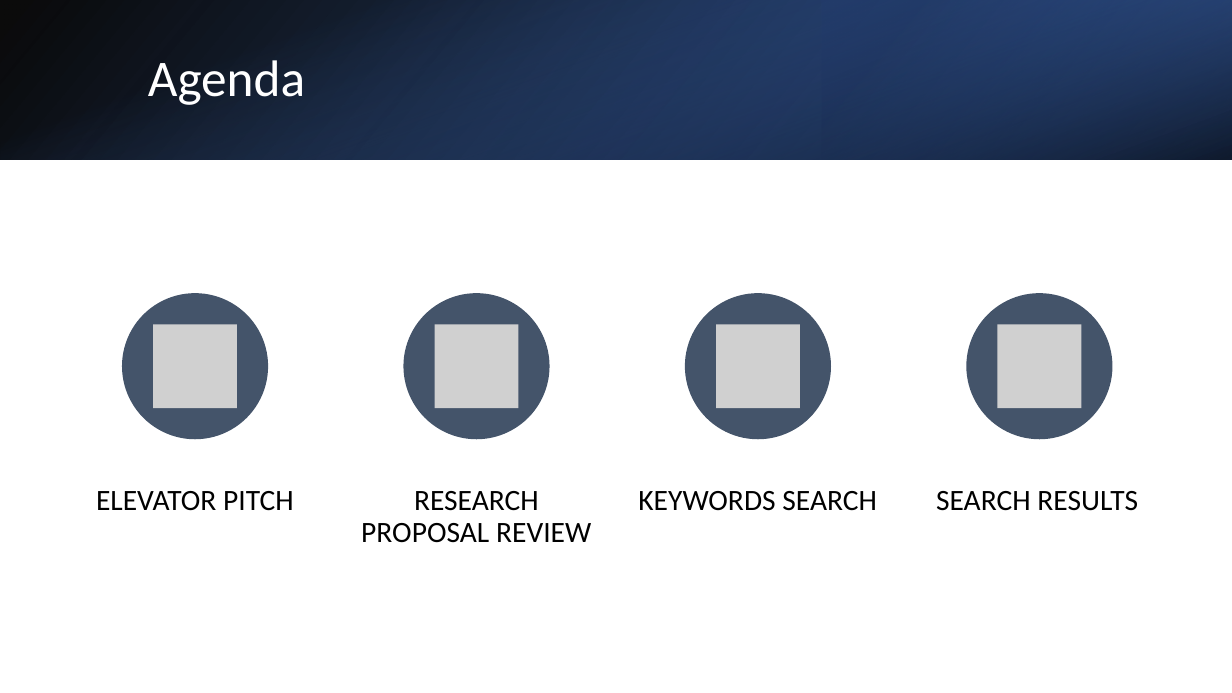
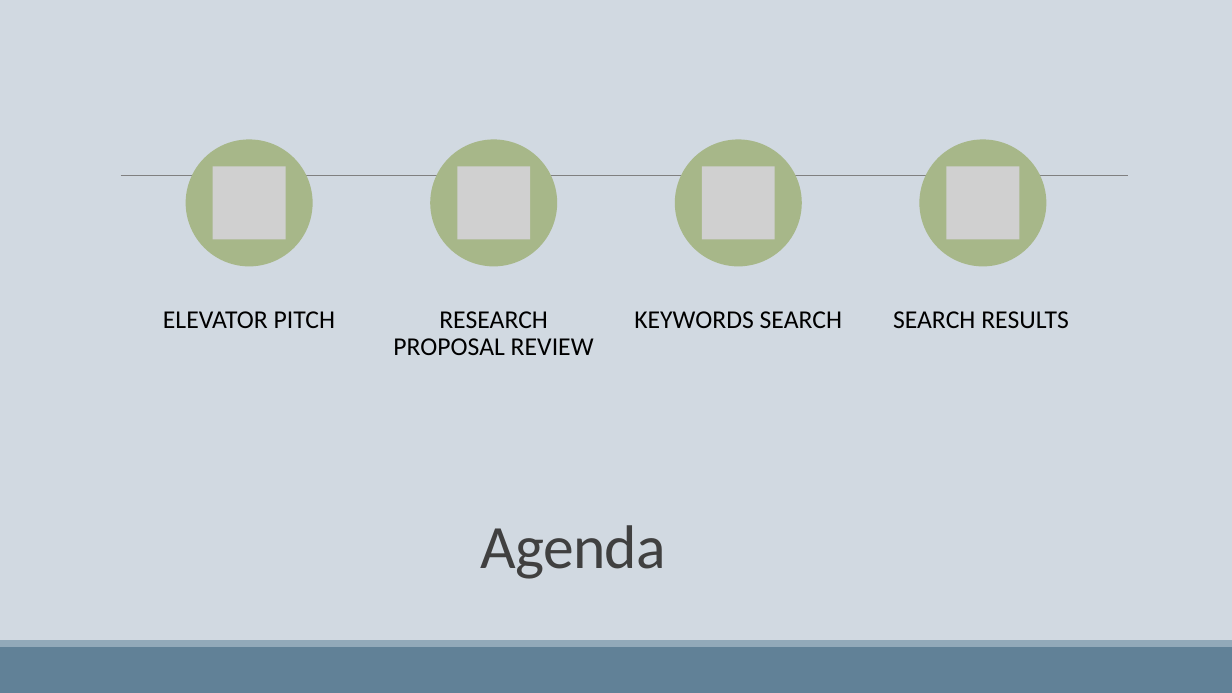
Before and after one commit to ofithcheallaigh/phd, a slide deck: slide 2 of Presentations/Supervisor Meetings/2024/20240209.pptx. Drawn at 1232x693 pixels with LibreOffice and Linux fonts; fonts in the diff are those of the drawing; grey boxes stand for pictures. Boxes give left, top, right and bottom in pixels: in the first picture for what was removed or moved away, otherwise in the second. Text is boxed around its words. In the diff, an @@ line names an element or a change of style, - is before the commit and + after.

```diff
--- a/Presentations/Supervisor Meetings/2024/20240209.pptx
+++ b/Presentations/Supervisor Meetings/2024/20240209.pptx
@@ background #FFFFFF to #D1D9E1 @@
@@ rectangle removed at [0, 0, 1232, 159] @@
@@ rectangle removed at [0, 0, 1232, 159] @@
@@ rectangle removed at [822, 0, 1232, 159] @@
@@ line added from (121, 176) to (1128, 176), #808080 0.5 pt @@
@@ picture: place and size @@
-picture at [434, 324, 518, 409]
+picture at [457, 166, 531, 239]
@@ group added at [186, 140, 1046, 266]: 4 ellipses, 3 pictures @@
@@ text "ELEVATOR PITCH": place and size @@
-text "ELEVATOR PITCH" at [96, 491, 294, 511]
+text "ELEVATOR PITCH" at [163, 311, 335, 328]
@@ text "RESEARCH PROPOSAL REVIEW": place and size @@
-text "RESEARCH PROPOSAL REVIEW" at [361, 491, 591, 543]
+text "RESEARCH PROPOSAL REVIEW" at [393, 311, 594, 355]
@@ text "KEYWORDS SEARCH": place and size @@
-text "KEYWORDS SEARCH" at [638, 491, 877, 511]
+text "KEYWORDS SEARCH" at [634, 311, 842, 328]
@@ size 23 to 20 pt; less space between paragraphs in 4 elements at [163, 311, 335, 328], [393, 311, 594, 355], [634, 311, 842, 328], [893, 311, 1069, 328] @@
@@ text "SEARCH RESULTS": place and size @@
-text "SEARCH RESULTS" at [936, 491, 1138, 511]
+text "SEARCH RESULTS" at [893, 311, 1069, 328]
@@ group removed at [122, 293, 1113, 439]: 4 ellipses, 3 pictures @@
@@ title "Agenda": place and size @@
-title "Agenda" at [148, 60, 305, 105]
+title "Agenda" at [480, 525, 666, 579]
@@ title "Agenda" at [480, 525, 666, 579]: size 40 to 48 pt, text colour #FFFFFF to #404040, letter spacing 0 to -0.5 pt; alignment left to centre; line spacing 0.9 to 0.85 @@
@@ rectangle added at [0, 647, 1232, 693], fill #618197 @@
@@ rectangle added at [0, 640, 1232, 647], fill #92A9B9 @@
```
Also in this commit, not shown: 3 other slides changed, 1 slide added.
